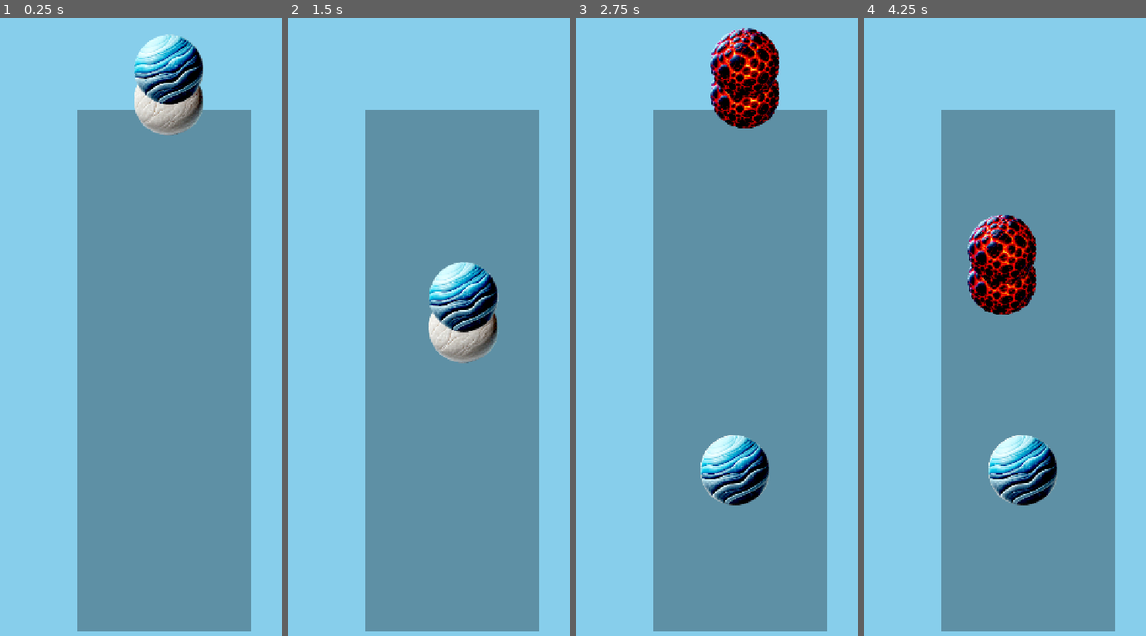
Above: before the commit, frames 1-4 (left to right).
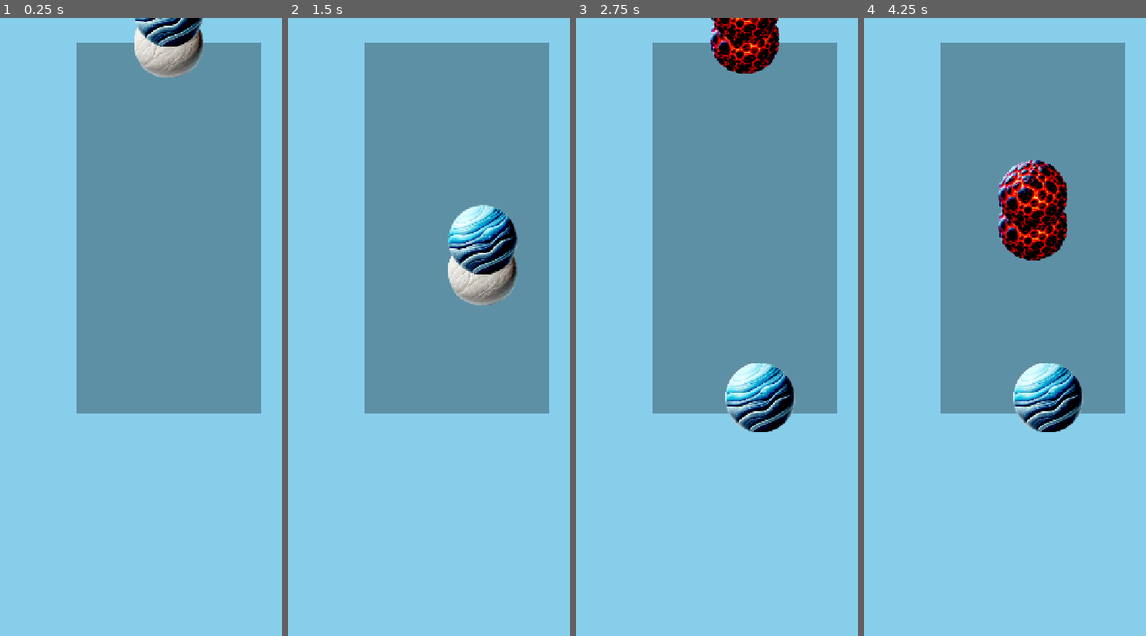
Above: after the commit, the same moments.

Repository: dmitriylogunov/pebbleharmony
Game: Godot game, scene res://scenes/main.tscn
Two runs of this game, one before a commit and one after it. Both use one fixed random seed, a clock stepped at 60 frames per second and the inputs below.
Inputs (mouse positions are in pixels of both pictures, inside the frame that each line leads up to):
- Up to frame 1 (0.25 s): no input
- Up to frame 2 (1.5 s): tap Enter at 0.5 s; move the mouse to (533, 296) at 0.52 s; hold Right 0.53-1.25 s; tap Q at 0.6 s; click (533, 296) at 0.67 s; tap Space at 0.77 s; drag from (386, 357) to (488, 271) at 1.27 s
- Up to frame 3 (2.75 s): move the mouse to (779, 191) at 2.02 s; hold Right from 2.03 s (still down); tap Q at 2.1 s
- Up to frame 4 (4.25 s): release Right at 2.75 s; drag from (1016, 450) to (1033, 61) at 2.77 s; move the mouse to (1137, 419) at 3.52 s; hold Left from 3.53 s (still down); tap Q at 3.6 s; tap Space at 3.77 s

The runs differ from the first frame. In frame 1, 32% of the frame differs, in the area x 27-93%, y 0-100%; in frame 2, 36%; in frame 3, 33%; in frame 4, 38%, in the area x 27-93%, y 4-100%.

Commit message:
Standardize UI layout with 50px margins
- Added UI_MARGIN constant set to 50 pixels
- Added screen dimension constants and calculated grid pixel sizes
- Updated GRID_ORIGIN to center grid horizontally with top margin
- Repositioned GridBackground, GridContainer, and SpawnPosition accordingly
- Grid now centered at x=168 with consistent 50px top margin

🤖 Generated with [Claude Code](https://claude.ai/code)

Co-Authored-By: Claude <noreply@anthropic.com>

Diff:
--- a/scenes/main.tscn
+++ b/scenes/main.tscn
@@ -12,15 +12,15 @@
 color = Color(0.529412, 0.807843, 0.921569, 1)
 
 [node name="GridBackground" type="ColorRect" parent="."]
-offset_left = 170.0
-offset_top = 190.0
-offset_right = 530.0
-offset_bottom = 1270.0
+offset_left = 168.0
+offset_top = 50.0
+offset_right = 552.0
+offset_bottom = 818.0
 mouse_filter = 2
 color = Color(0, 0, 0, 0.3)
 
 [node name="GridContainer" type="Node2D" parent="."]
-position = Vector2(180, 200)
+position = Vector2(168, 50)
 script = ExtResource("2_0wfyh")
 
 [node name="UI" type="CanvasLayer" parent="."]
@@ -32,6 +32,6 @@
 offset_bottom = 43.0
 
 [node name="SpawnPosition" type="Marker2D" parent="."]
-position = Vector2(360, 150)
+position = Vector2(360, 32)
 
 [node name="PlaceSound" type="AudioStreamPlayer" parent="."]
--- a/scripts/game_constants.gd
+++ b/scripts/game_constants.gd
@@ -4,7 +4,17 @@
 const GRID_HEIGHT = 12
 const CELL_SIZE = 64
 
-const GRID_ORIGIN = Vector2(180, 200)
+const UI_MARGIN = 50
+const SCREEN_WIDTH = 720
+const SCREEN_HEIGHT = 1280
+
+const GRID_PIXEL_WIDTH = GRID_WIDTH * CELL_SIZE
+const GRID_PIXEL_HEIGHT = GRID_HEIGHT * CELL_SIZE
+
+const GRID_ORIGIN = Vector2(
+	(SCREEN_WIDTH - GRID_PIXEL_WIDTH) / 2,
+	UI_MARGIN
+)
 
 const FALL_SPEED = 80.0
 const HORIZONTAL_SPEED = 300.0
